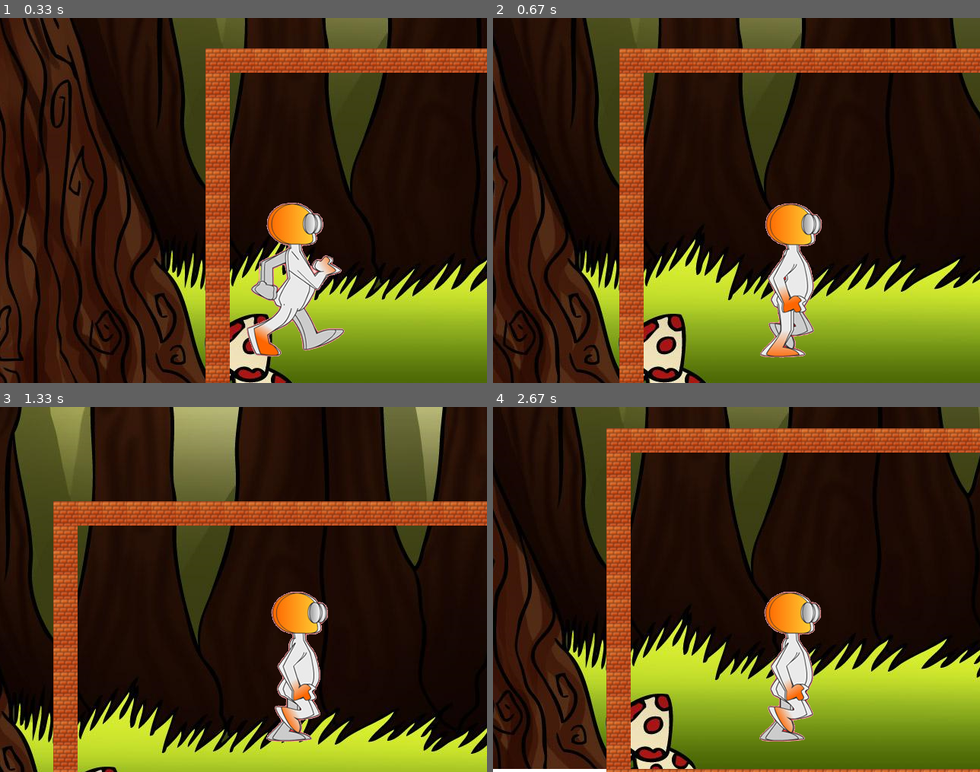
Above: before the commit, frames 1-4 (two rows, left to right).
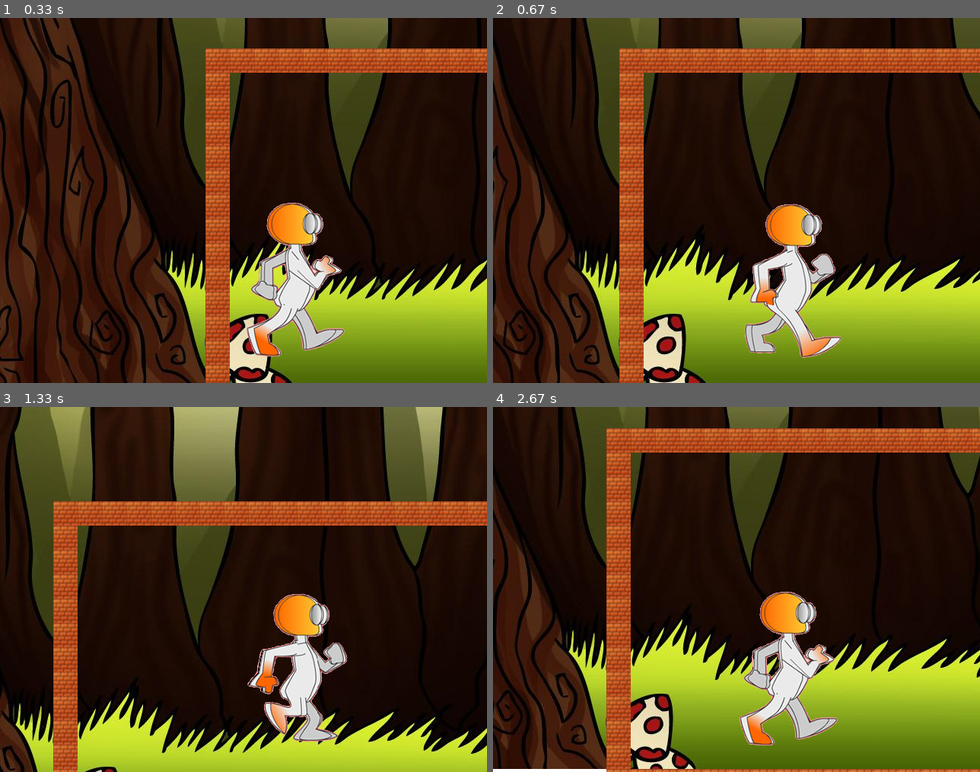
Above: after the commit, the same moments.

Repository: alsarazin/tuto_pygame
Game: pygame game, started from tuto.py
The game is run twice, just before and just after one commit, with the same random seed, the same clock (stepped at 60 frames per second) and the same inputs.
Inputs:
- Up to frame 1 (0.33 s): no input
- Up to frame 2 (0.67 s): hold Right from 0.33 s (still down)
- Up to frame 3 (1.33 s): release Right at 0.8 s; hold Up 0.83-1.13 s; hold Right from 1.17 s (still down)
- Up to frame 4 (2.67 s): release Right at 1.63 s; hold Left 1.67-2.2 s; hold Down 2.23-2.53 s; hold Left from 2.57 s (still down)

Frame 1 is identical in both runs. In frame 2, 3.5% of the frame differs, in the area x 51-72%, y 50-94%; in frame 3, 3.3%; in frame 4, 3.8%, in the area x 50-71%, y 50-93%.

Commit message:
Animation slowed. Now the speed varies with the time spent

Diff:
--- a/player.py
+++ b/player.py
@@ -17,19 +17,9 @@
 		'''
 		super(Player, self).__init__(*groups)
 
-		# OLD BABY ZOMBIE IMAGE
-		#self.image = pygame.image.load("zombie.png")
-		#self.image = pygame.transform.scale(self.image, (80,80))
-
-		self.anim_number = 0
+		self.anim_number = self.anim_inc = 0  # anim_inc needed to avoid changing the image at each update
 		self.animation = pygame.image.load("animation.png")
-
-		# TRANSPARENCY NOT SUPPORTED WITH THIS TECHNIQUE
-		#self.image = pygame.Surface((145,210))
-		#self.image.blit(self.animation, (0, 0), (0, 0, 145, 210))
-
 		self.image = self.animation.subsurface((0, 0, 145, 210))
-
 		self.rect = pygame.Rect((50, 200), self.image.get_size())
 
 		self.walking = False
@@ -69,6 +59,11 @@
 		self.groups()[0].camera_y = self.rect.y - game.height/2
 
 		if self.walking:
-			self.anim_number = self.anim_number % 7
-			self.anim_number += 1
-			self.image = self.animation.subsurface((145*self.anim_number, 0, 145, 210))
+			self.anim_inc += dt*15  # animation depends on time passed
+			self.anim_number = int(self.anim_inc) % 8  # there is 8 animation images
+
+			self.image = self.animation.subsurface((145*self.anim_number, 0, 145, 210))  # each image is 145x210
+
+			# needed to stop anim_inc from increasing too much
+			if self.anim_inc > 16:
+				self.anim_inc = 0
